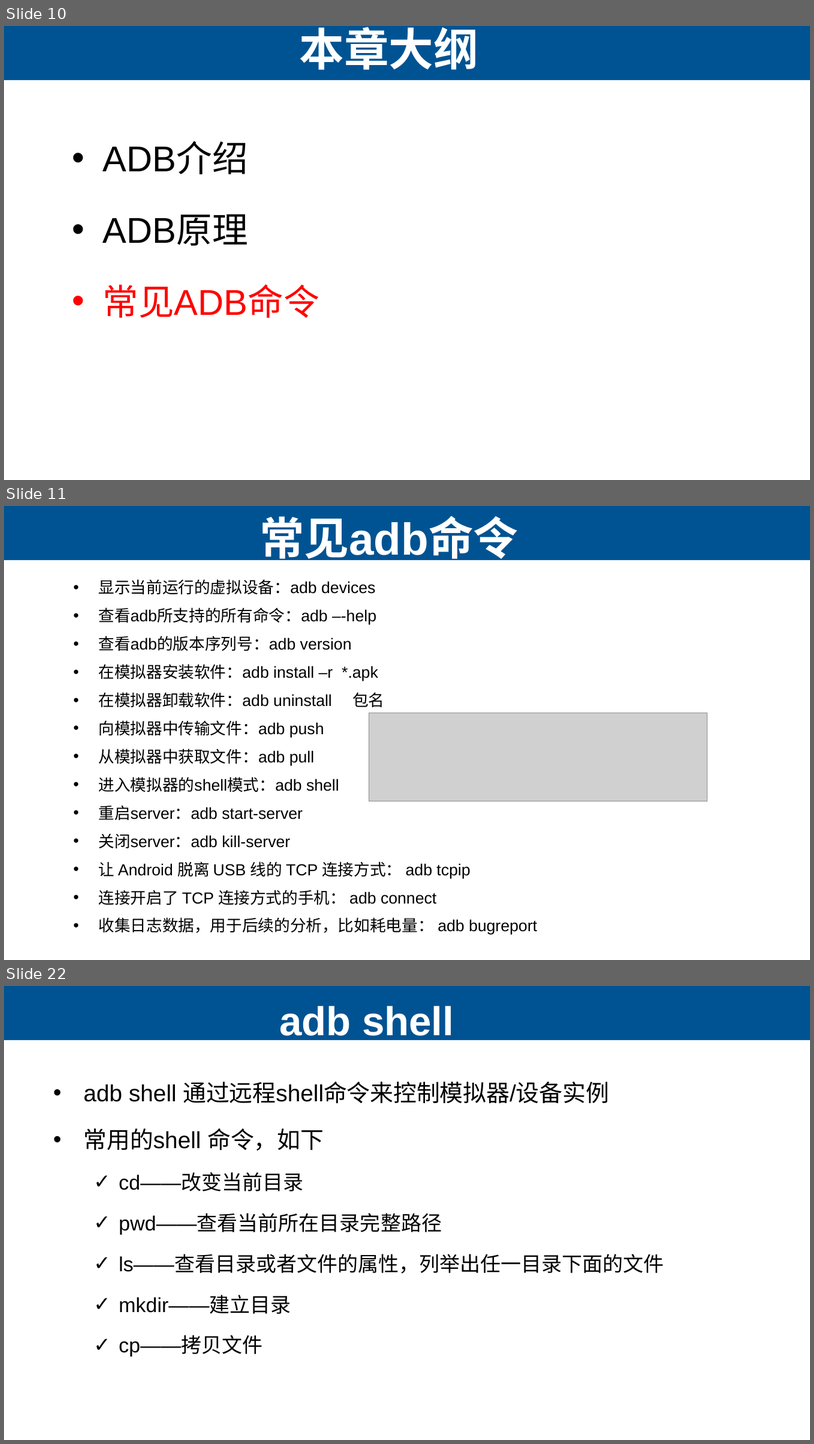
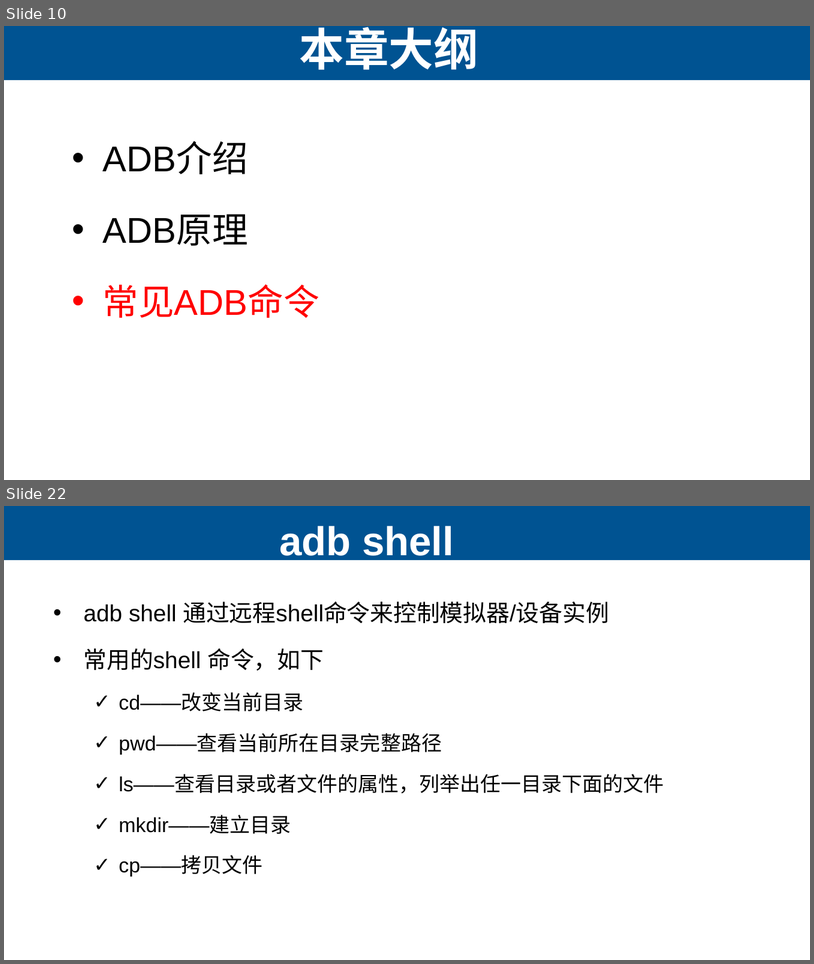
Before and after one commit to lihuanzhen2016/app-testing, a slide deck: PPT/03 ADB命令.pptx. Shown one above the other, each under a label of ours: slides 10, 11 and 22 before the commit, slides 10 and 22 after it; the slides between them are not shown. The pictures are 814x1444 and 814x964 pixels, drawn with LibreOffice and Linux fonts; fonts in the diff are those of the drawing; grey boxes stand for pictures. Boxes give left, top, right and bottom in pixels: in the first picture for what was removed or moved away, otherwise in the second. Text is boxed around its words. In the diff, an @@ line names an element or a change of style, - is before the commit and + after.

```diff
--- a/PPT/03 ADB命令.pptx
+++ b/PPT/03 ADB命令.pptx
@@ slide 11 removed at (4,506,810,960), background #FFFFFF; not listed: 1 template element that a slide beside it also shows @@
@@ title removed at (260,516,518,566) @@
-常见adb命令
@@ text removed at (99,579,537,934) @@
-  • 显示当前运行的虚拟设备：adb devices
-  • 查看adb所支持的所有命令：adb –-help
-  • 查看adb的版本序列号：adb version
-  • 在模拟器安装软件：adb install –r *.apk
-  • 在模拟器卸载软件：adb uninstall 包名
-  • 向模拟器中传输文件：adb push
-  • 从模拟器中获取文件：adb pull
-  • 进入模拟器的shell模式：adb shell
-  • 重启server：adb start-server
-  • 关闭server：adb kill-server
-  • 让 Android 脱离 USB 线的 TCP 连接方式： adb tcpip
-  • 连接开启了 TCP 连接方式的手机： adb connect
-  • 收集日志数据，用于后续的分析，比如耗电量： adb bugreport
@@ picture removed at (369,713,708,801) @@
```
Also in this commit, not shown: 14 slides changed, 1 slide added, 1 other file.
